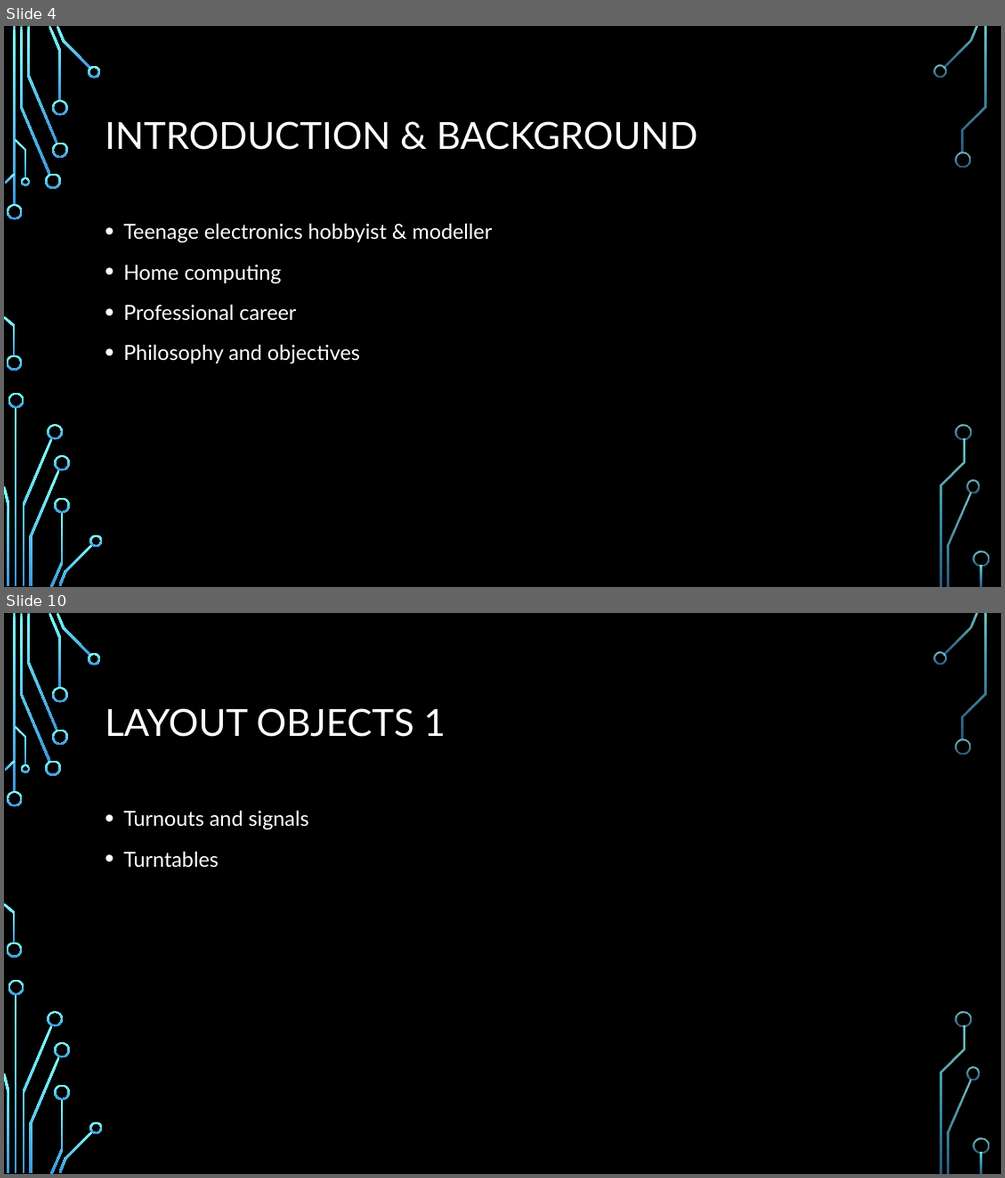
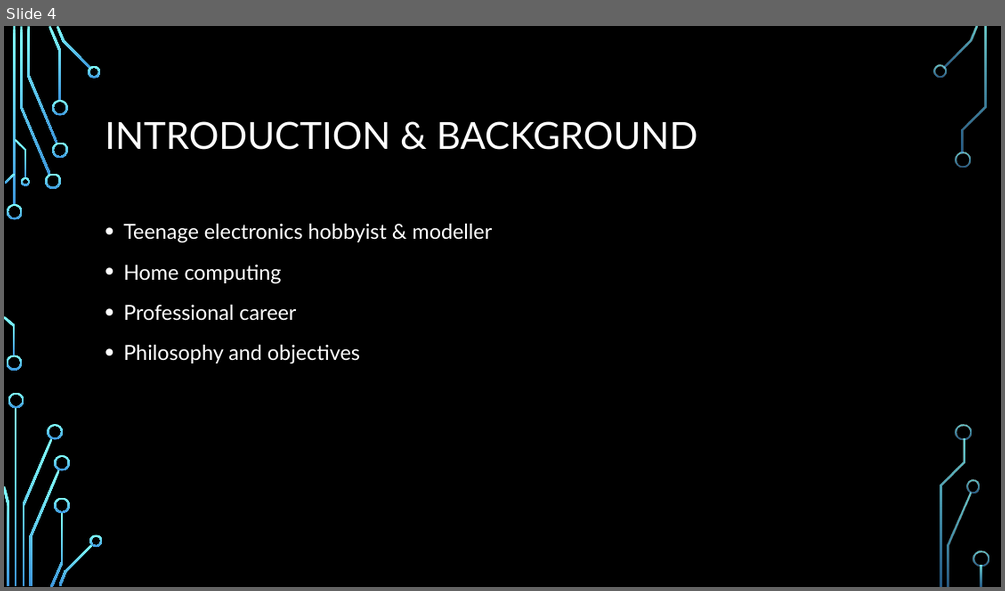
Before and after one commit to obdevel/CBUS-MicroPython-RP-Pico, a slide deck: Micropython Pico SIG presentation 0 1.pptx. Shown one above the other, each under a label of ours: slides 4 and 10 before the commit, slide 4 after it; the slides between them are not shown. The pictures are 1005x1178 and 1005x591 pixels, drawn with LibreOffice and Linux fonts; fonts in the diff are those of the drawing; background and template pictures are left out. Boxes give left, top, right and bottom in pixels: in the first picture for what was removed or moved away, otherwise in the second. Text is boxed around its words. In the diff, an @@ line names an element or a change of style, - is before the commit and + after.

```diff
--- a/Micropython Pico SIG presentation 0 1.pptx
+++ b/Micropython Pico SIG presentation 0 1.pptx
@@ slide 10 removed at (4,613,1001,1174), background picture (left out); not listed: 36 template elements that a slide beside it also shows @@
@@ title removed at (105,708,445,737) @@
-LAYOUT OBJECTS 1
@@ text removed at (123,810,309,868) @@
-• Turnouts and signals
-• Turntables
```
Also in this commit, not shown: 10 slides changed, 3 other files.
